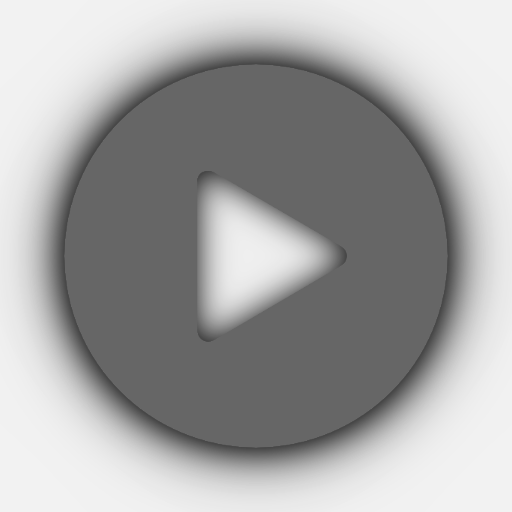
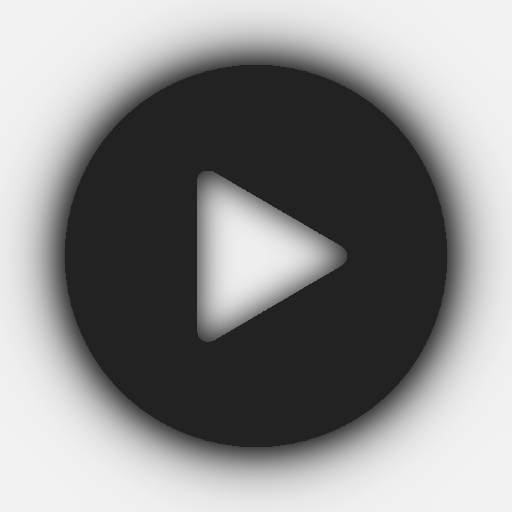
Layers edited between the first and the second 512x512 image:
painted on "31", masked it over box(64, 64, 448, 448)
